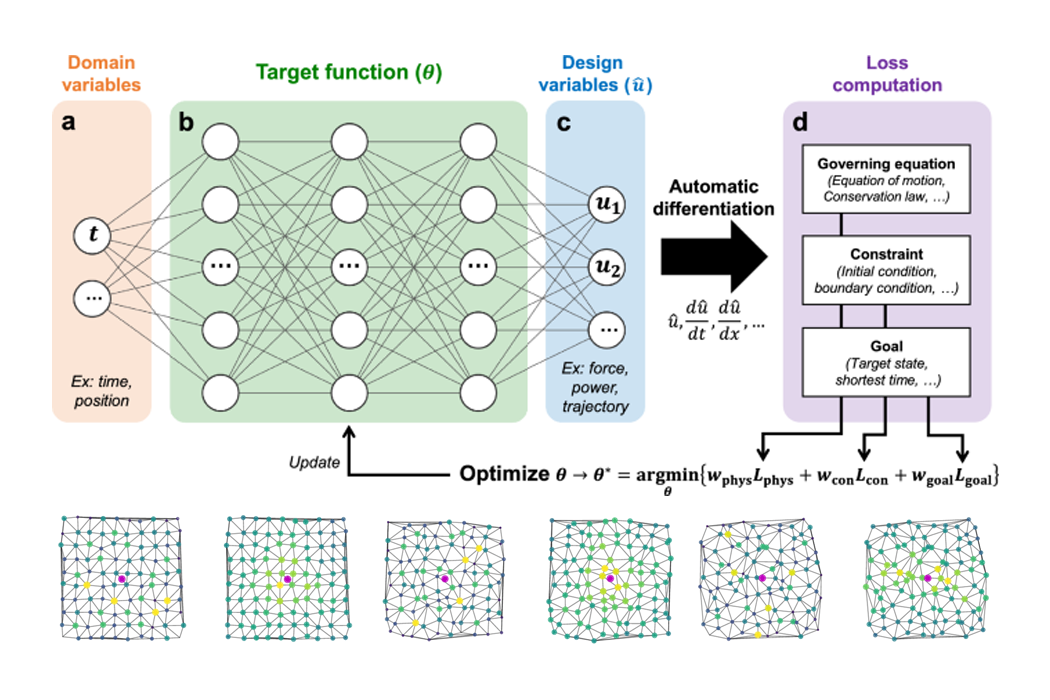
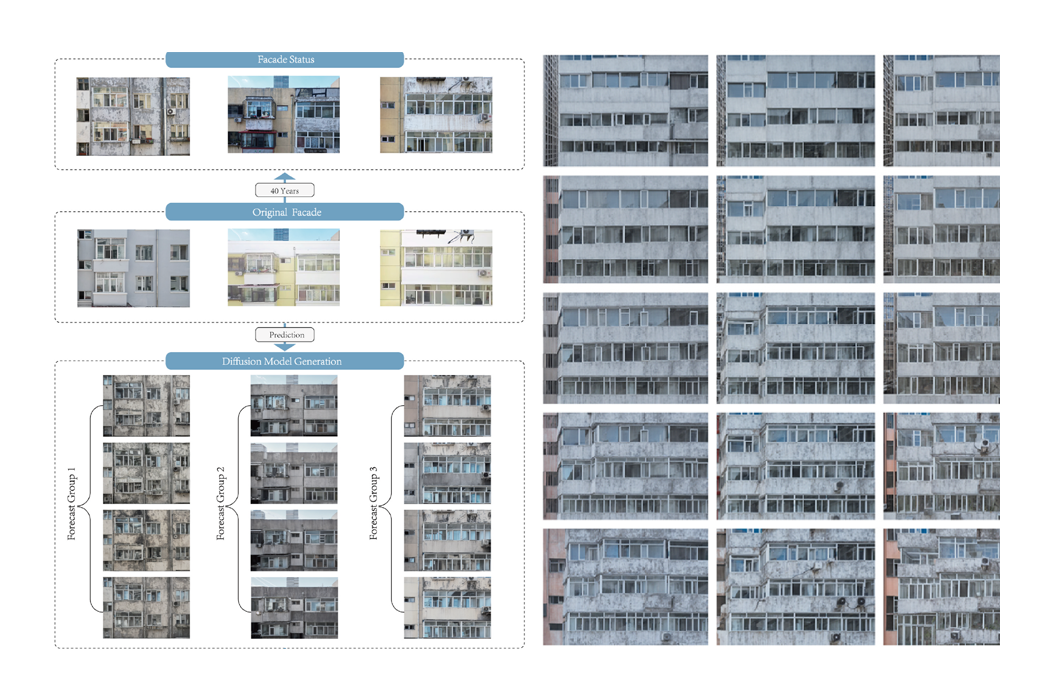
Revision of a layered (1050, 700) image; what changed, layer by layer:
painted on "图层 3" over bbox(54, 50, 1000, 649)
removed layer "图层 4" over bbox(382, 511, 679, 645)
removed layer "图层 5" over bbox(695, 507, 1000, 645)
painted on "图层 1" over bbox(52, 52, 999, 649)
